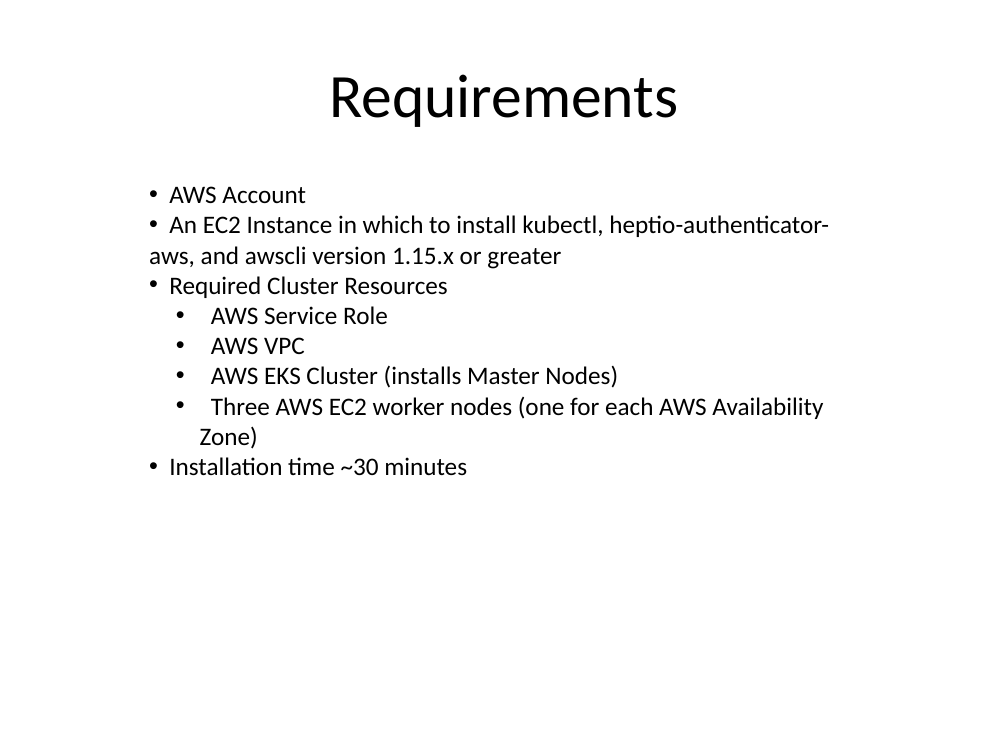
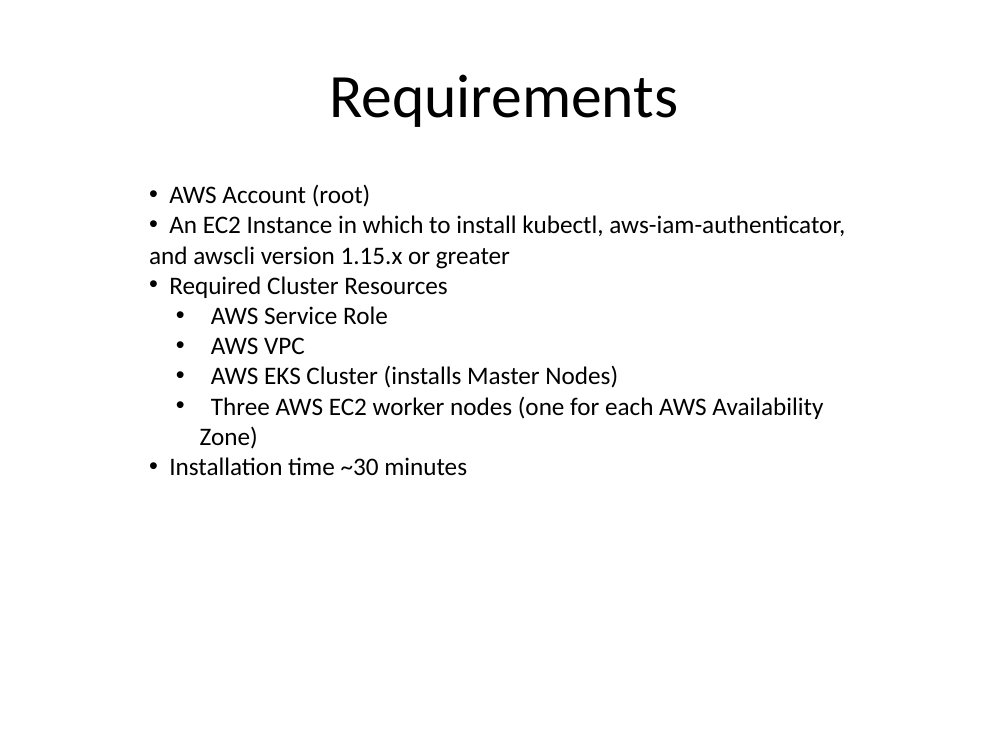
Before and after one commit to kskalvar/aws-eks-cluster-quickstart, a slide deck: slide 4 of slides/AWS-EKS-Cluster-Quickstart.pptx. Drawn at 1008x756 pixels with LibreOffice and Linux fonts; fonts in the diff are those of the drawing. Boxes give left, top, right and bottom in pixels: in the first picture for what was removed or moved away, otherwise in the second. Text is boxed around its words. In the diff, an @@ line names an element or a change of style, - is before the commit and + after.

Commit message:
Update Installation Steps to add EC2 Full Access to Service Role

```diff
--- a/slides/AWS-EKS-Cluster-Quickstart.pptx
+++ b/slides/AWS-EKS-Cluster-Quickstart.pptx
@@ text at (149,185,845,269): text changed @@
-• AWS Account
-• An EC2 Instance in which to install kubectl, heptio-authenticator-aws, and awscli version 1.15.x or greater
+• AWS Account (root)
+• An EC2 Instance in which to install kubectl, aws-iam-authenticator, and awscli version 1.15.x or greater
```
Also in this commit, not shown: 1 other slide changed.
